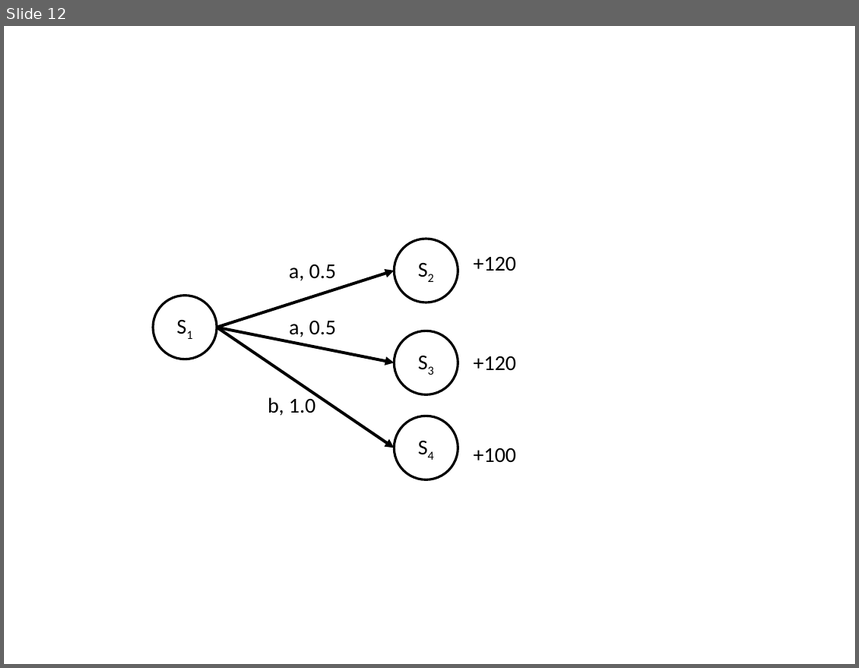
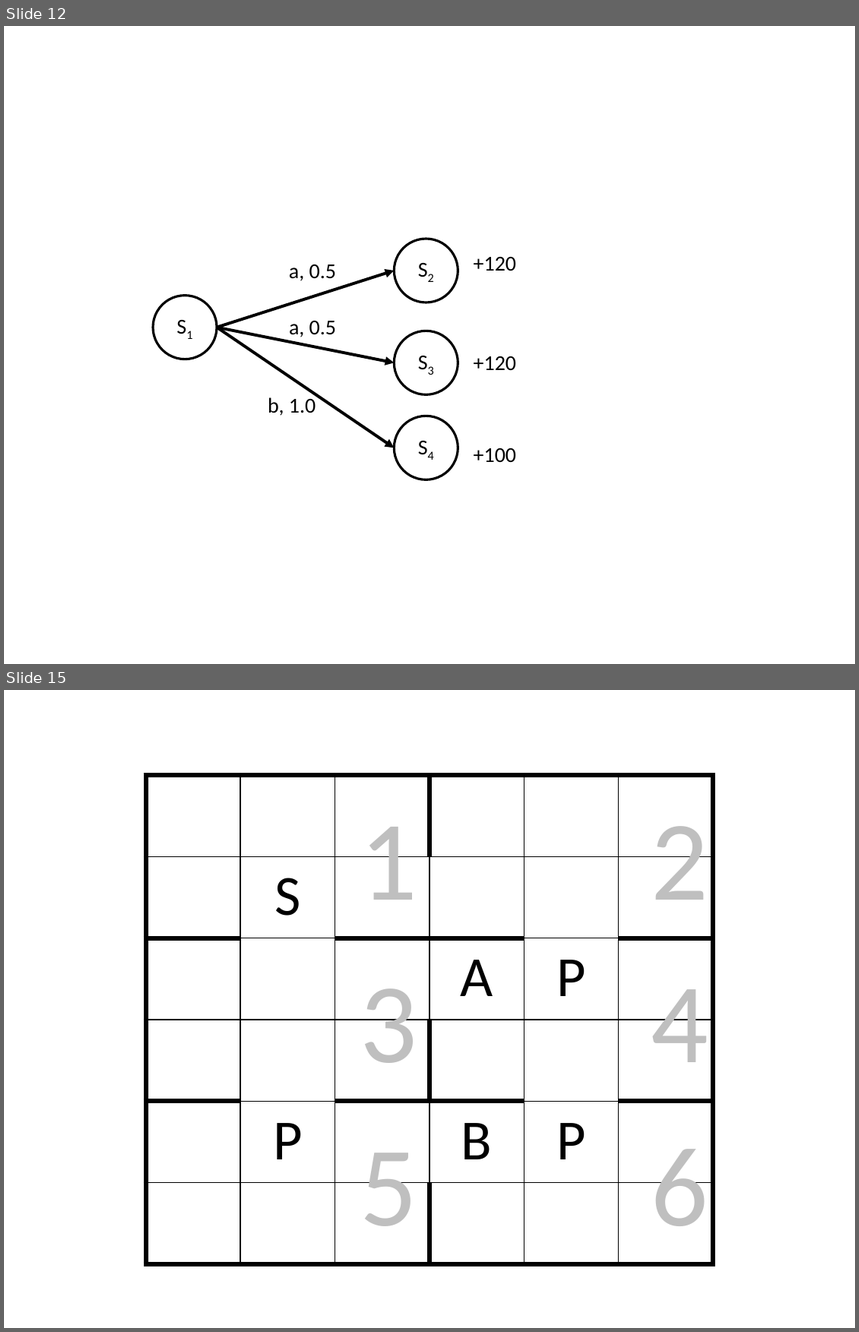
Before and after one commit to lono175/Thesis, a slide deck: figures/figures.pptx. Shown one above the other, each under a label of ours: slide 12 before the commit, slides 12 and 15 after it; the slides between them are not shown. The pictures are 859x668 and 859x1332 pixels, drawn with LibreOffice and Linux fonts; fonts in the diff are those of the drawing. Boxes give left, top, right and bottom in pixels: in the first picture for what was removed or moved away, otherwise in the second. Text is boxed around its words. In the diff, an @@ line names an element or a change of style, - is before the commit and + after.

```diff
--- a/figures/figures.pptx
+++ b/figures/figures.pptx
@@ slide 15 added at (4,690,855,1328), background #FFFFFF @@
@@ table added at (146,775,713,1265), 6 rows, 6 columns @@
+ |  |  |  |  | 
+ | S |  |  |  | 
+ |  |  | A | P | 
+ |  |  |  |  | 
+ | P |  | B | P | 
+ |  |  |  |  | 
@@ text added at (651,826,709,900), 96 pt, text #BFBFBF @@
+2
@@ text added at (360,827,417,900), 96 pt, text #BFBFBF @@
+1
@@ text added at (360,989,417,1063), 96 pt, text #BFBFBF @@
+3
@@ text added at (651,989,709,1062), 96 pt, text #BFBFBF @@
+4
@@ text added at (360,1153,417,1227), 96 pt, text #BFBFBF @@
+5
@@ text added at (651,1149,709,1227), 96 pt, text #BFBFBF @@
+6
```
Also in this commit, not shown: 5 other slides added, 3 other files.
